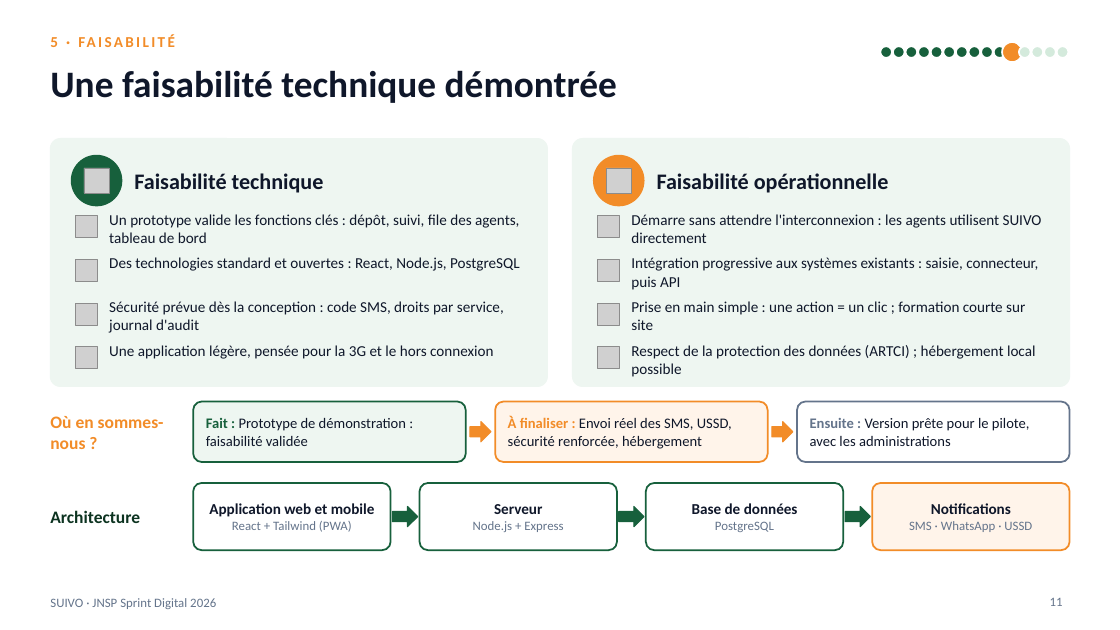
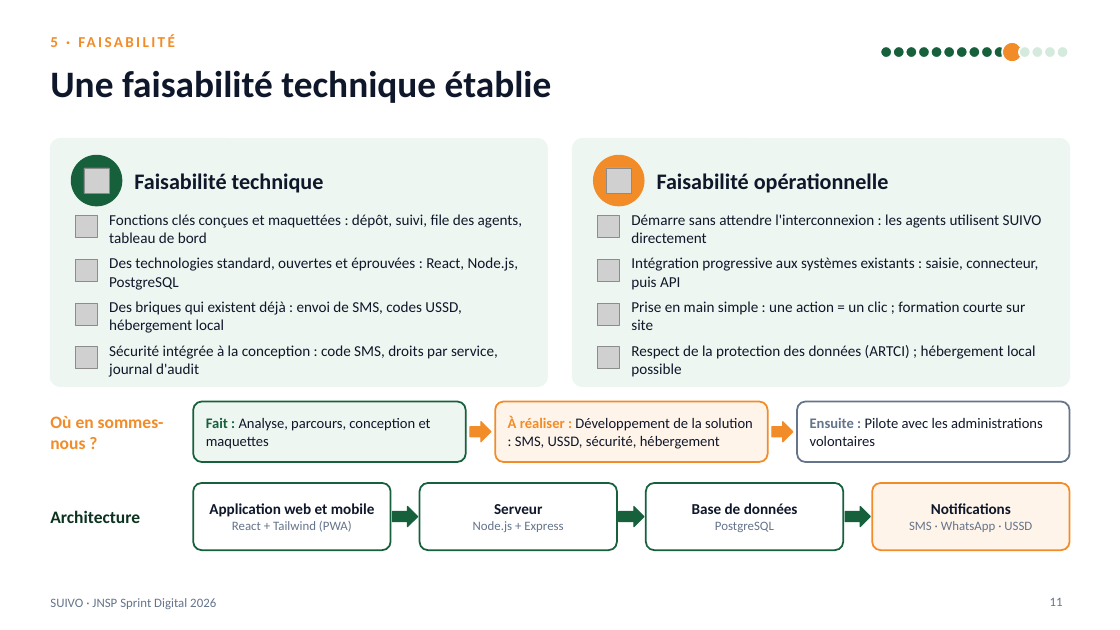
Before and after one commit to karl94/blog, a slide deck: slide 11 of jnsp-sprint-digital/08-pitch-deck/SUIVO-pitch-illustre.pptx. Drawn at 1120x630 pixels with LibreOffice and Linux fonts; fonts in the diff are those of the drawing; grey boxes stand for pictures. Boxes give left, top, right and bottom in pixels: in the first picture for what was removed or moved away, otherwise in the second. Text is boxed around its words. In the diff, an @@ line names an element or a change of style, - is before the commit and + after.

```diff
--- a/jnsp-sprint-digital/08-pitch-deck/SUIVO-pitch-illustre.pptx
+++ b/jnsp-sprint-digital/08-pitch-deck/SUIVO-pitch-illustre.pptx
@@ title at (50, 70, 552, 103): text changed @@
-Une faisabilité technique démontrée
+Une faisabilité technique établie
@@ text at (109, 214, 522, 243): text changed @@
-Un prototype valide les fonctions clés : dépôt, suivi, file des agents, tableau de bord
+Fonctions clés conçues et maquettées : dépôt, suivi, file des agents, tableau de bord
@@ text at (109, 257, 518, 290): text changed @@
-Des technologies standard et ouvertes : React, Node.js, PostgreSQL
+Des technologies standard, ouvertes et éprouvées : React, Node.js, PostgreSQL
@@ text at (109, 301, 461, 333): text changed @@
-Sécurité prévue dès la conception : code SMS, droits par service, journal d'audit
+Des briques qui existent déjà : envoi de SMS, codes USSD, hébergement local
@@ text at (109, 345, 498, 377): text changed @@
-Une application légère, pensée pour la 3G et le hors connexion
+Sécurité intégrée à la conception : code SMS, droits par service, journal d'audit
@@ text at (206, 418, 431, 449): text changed @@
-Fait : Prototype de démonstration : faisabilité validée
+Fait : Analyse, parcours, conception et maquettes
@@ text at (508, 416, 753, 449): text changed @@
-À finaliser : Envoi réel des SMS, USSD, sécurité renforcée, hébergement
+À réaliser : Développement de la solution : SMS, USSD, sécurité, hébergement
@@ text at (810, 418, 1043, 446): text changed @@
-Ensuite : Version prête pour le pilote, avec les administrations
+Ensuite : Pilote avec les administrations volontaires
```
Also in this commit, not shown: 4 other slides changed, 3 other files.
